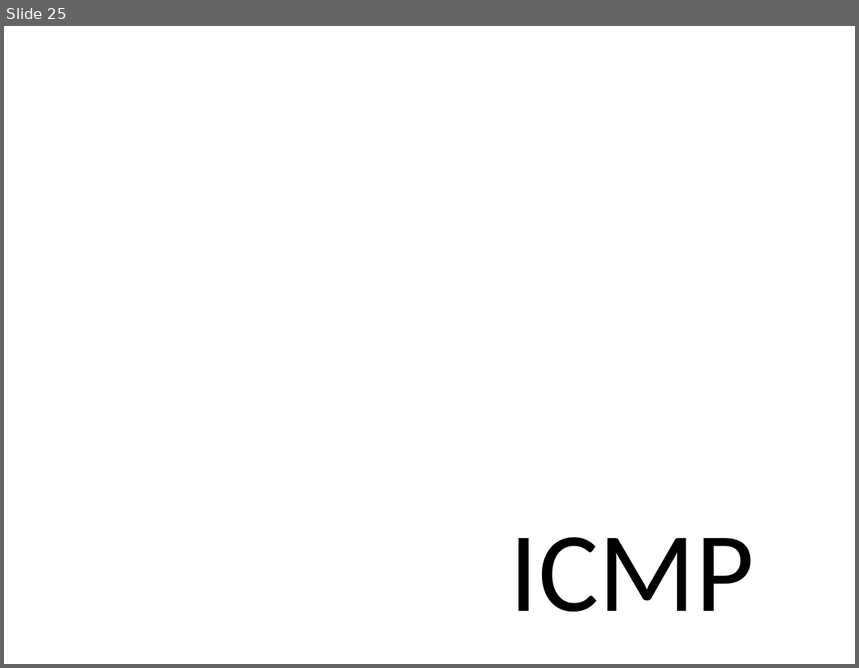
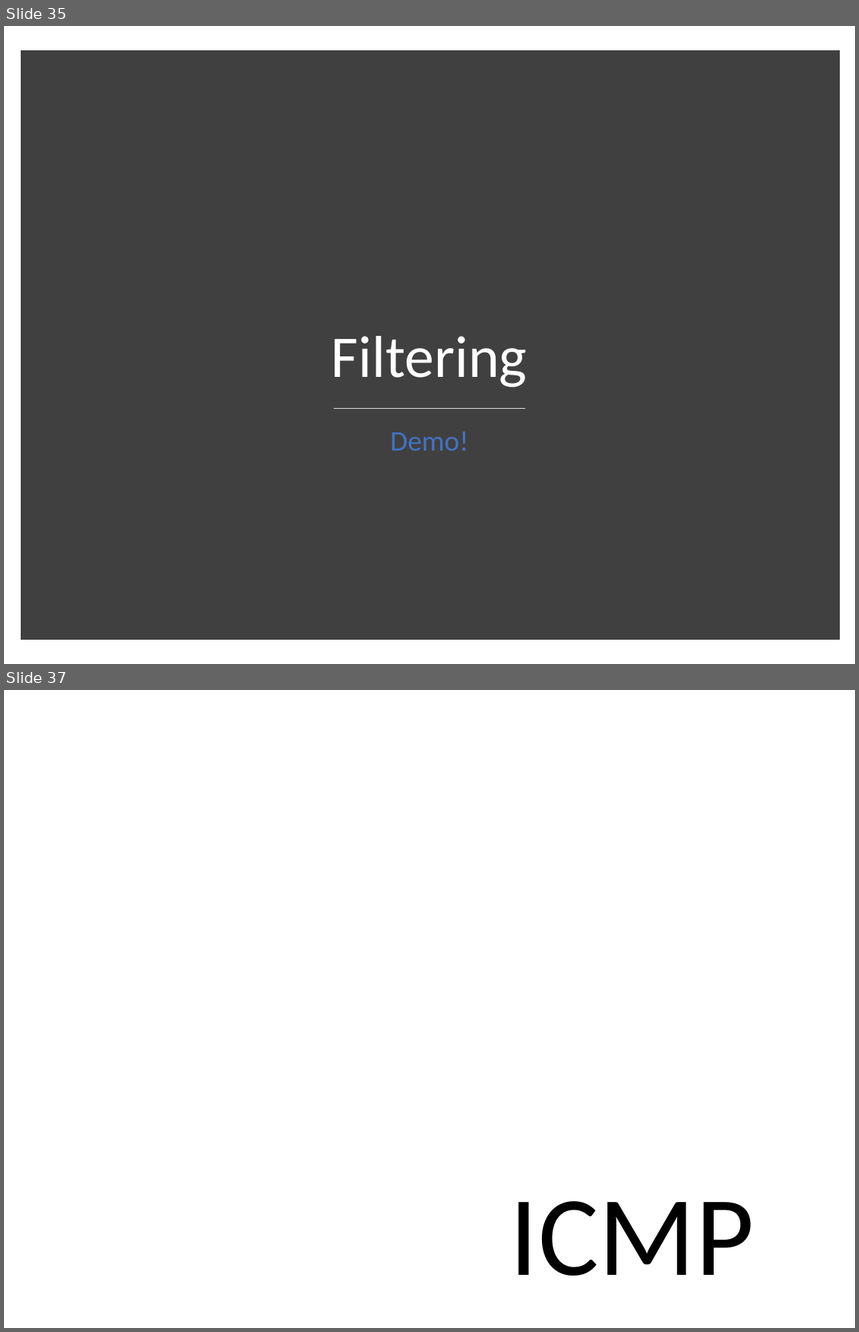
Before and after one commit to shirasael/20588, a slide deck: raw socket & libpcap & icmp.pptx. Shown one above the other, each under a label of ours: slide 25 before the commit, slides 35 and 37 after it; the slides between them are not shown. The pictures are 859x668 and 859x1332 pixels, drawn with LibreOffice and Linux fonts; fonts in the diff are those of the drawing; background and template pictures are left out. Boxes give left, top, right and bottom in pixels: in the first picture for what was removed or moved away, otherwise in the second. Text is boxed around its words. In the diff, an @@ line names an element or a change of style, - is before the commit and + after.

```diff
--- a/raw socket & libpcap & icmp.pptx
+++ b/raw socket & libpcap & icmp.pptx
@@ slide 35 added at <box>4,26,855,664</box>, background #FFFFFF @@
@@ rectangle added at <box>26,56,834,635</box>, fill #404040, outline #404040 10 pt @@
@@ title added at <box>332,336,527,388</box>, 50 pt, text #FFFFFF @@
+Filtering
@@ line added from (335, 408) to (525, 408), #D9D9D9 1 pt @@
@@ text added at <box>390,432,468,451</box>, 24 pt, text #4472C4 @@
+Demo!
@@ what was slide 25 is now slide 37 @@
```
Also in this commit, not shown: 2 slides changed, 16 other slides added, 4 slides removed.
